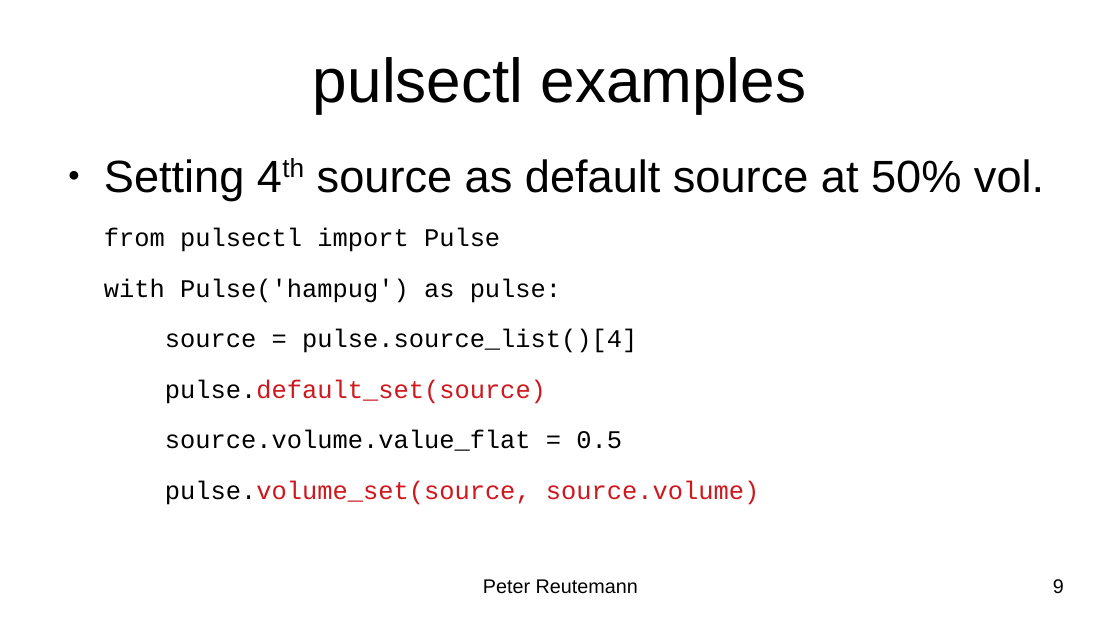
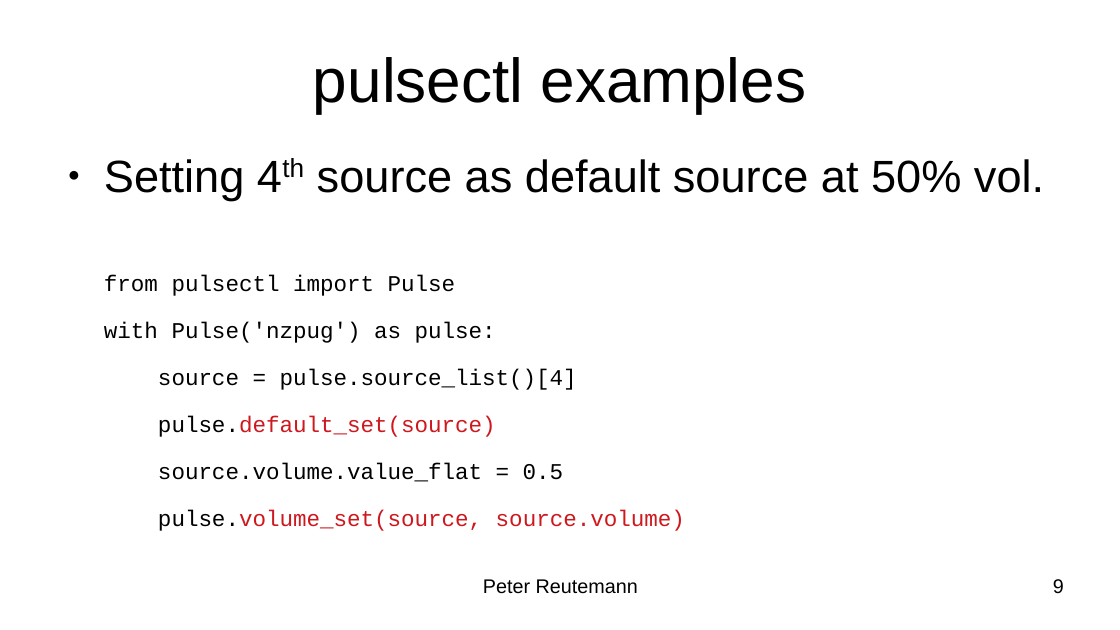
Before and after one commit to HamPUG/meetings, a slide deck: slide 9 of 2020/2020-05-18/pulseaudio/pulseaudio.odp. Drawn at 1120x630 pixels with LibreOffice and Linux fonts; fonts in the diff are those of the drawing. Boxes give left, top, right and bottom in pixels: in the first picture for what was removed or moved away, otherwise in the second. Text is boxed around its words. In the diff, an @@ line names an element or a change of style, - is before the commit and + after.

```diff
--- a/2020/2020-05-18/pulseaudio/pulseaudio.odp
+++ b/2020/2020-05-18/pulseaudio/pulseaudio.odp
@@ text at box(104, 274, 685, 531): size 18 to 16 pt in "from pulsectl import Pulse", "source = pulse.source_list()[4]", "pulse.default_set(source)", "source.volume.value_flat = 0.5" and 1 more places @@
@@ text at box(104, 322, 496, 343): text changed; size 18 to 16 pt @@
-with Pulse('hampug') as pulse:
+with Pulse('nzpug') as pulse:
```
Also in this commit, not shown: 3 other slides changed, 1 slide added, 6 other files.
